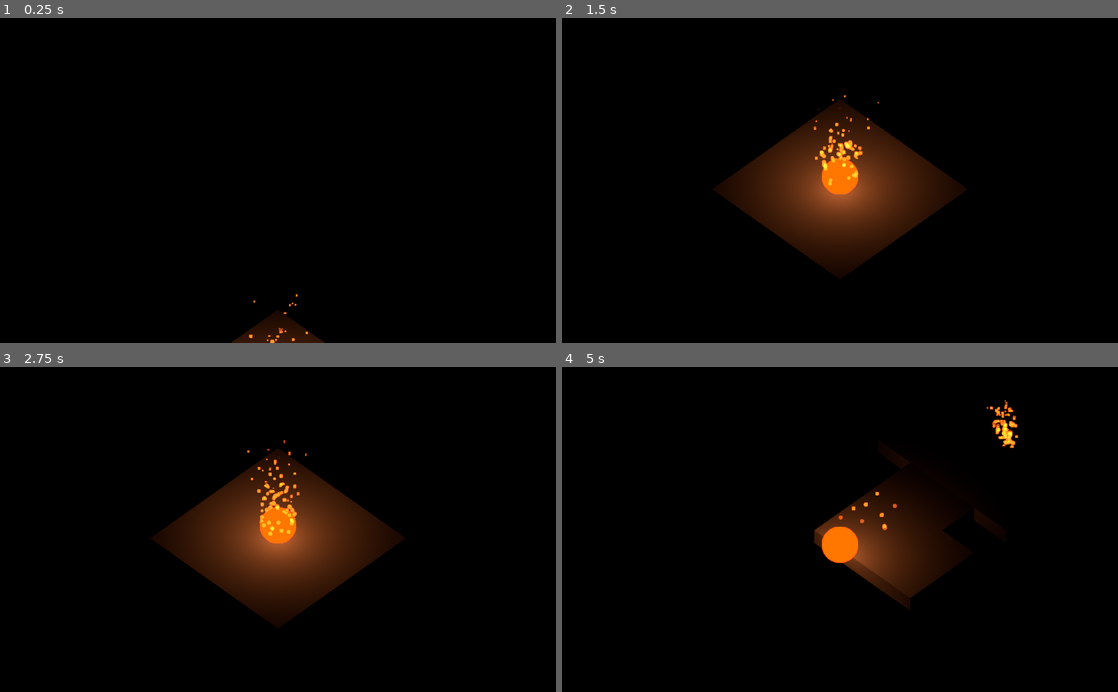
Above: before the commit, frames 1-4 (two rows, left to right).
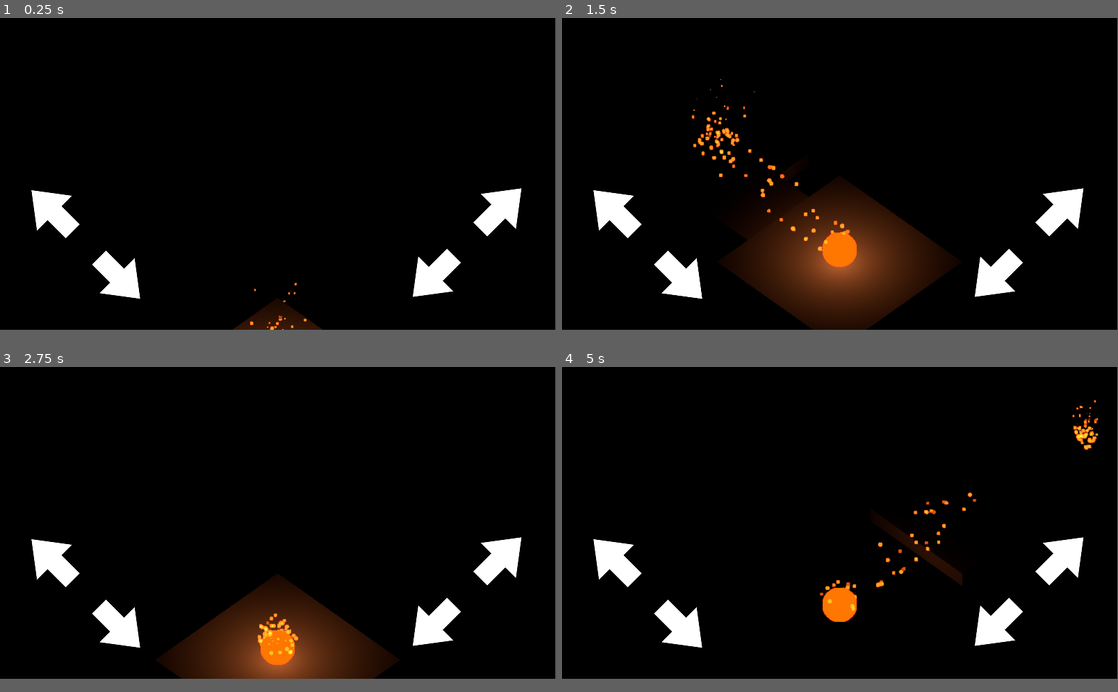
Above: after the commit, the same moments.

Repository: Pomoc48/iso-game
Game: Godot game, scene res://scenes/Level.tscn
Two runs of this game, one before a commit and one after it. Both use one fixed random seed, a clock stepped at 60 frames per second and the inputs below. Before the commit the project starts from res://Level.tscn.
Inputs (mouse positions are in pixels of both pictures, inside the frame that each line leads up to):
- Up to frame 1 (0.25 s): no input
- Up to frame 2 (1.5 s): click (612, 219) at 0.52 s; click (684, 287) at 1.27 s
- Up to frame 3 (2.75 s): click (433, 636) at 2.02 s
- Up to frame 4 (5 s): click (1067, 568) at 2.77 s; hold Right (ui_right) 3.53-4.28 s; hold Down (ui_down) from 4.28 s (still down)
In our replay, the window is 800x468 before the commit and 799x449 after it. These sizes can differ from the game's own. Grey fills any space a smaller window leaves; there, only what the larger window draws over its background counts as a difference.

The runs differ from the first frame. In frame 1, 4.1% of the frame differs, in the area x 5-94%, y 52-100%; in frame 2, 22%, in the area x 5-94%, y 18-96%; in frame 3, 22%; in frame 4, 9.7%.

Commit message:
Gui controls

Diff:
--- a/Level.tscn
+++ /dev/null
@@ -1,107 +0,0 @@
-[gd_scene load_steps=17 format=2]
-
-[ext_resource path="res://assets/Player.tscn" type="PackedScene" id=1]
-[ext_resource path="res://scripts/PlayerNew.gd" type="Script" id=2]
-[ext_resource path="res://assets/platforms/Start.tscn" type="PackedScene" id=3]
-[ext_resource path="res://enviroments/defaultEnviroment.tres" type="Environment" id=4]
-[ext_resource path="res://anim/PulseLight.tres" type="Animation" id=5]
-[ext_resource path="res://anim/Rotations/RotationCW1.tres" type="Animation" id=6]
-[ext_resource path="res://anim/Rotations/RotationCW0.tres" type="Animation" id=7]
-[ext_resource path="res://anim/Rotations/RotationCW3.tres" type="Animation" id=8]
-[ext_resource path="res://anim/Rotations/RotationCW2.tres" type="Animation" id=9]
-[ext_resource path="res://anim/Rotations/RotationCCW2.tres" type="Animation" id=10]
-[ext_resource path="res://anim/Rotations/RotationCCW3.tres" type="Animation" id=11]
-[ext_resource path="res://anim/Rotations/RotationCCW0.tres" type="Animation" id=12]
-[ext_resource path="res://anim/Rotations/RotationCCW1.tres" type="Animation" id=13]
-
-[sub_resource type="Animation" id=1]
-resource_name = "CameraDown"
-length = 0.8
-tracks/0/type = "value"
-tracks/0/path = NodePath(".:translation")
-tracks/0/interp = 1
-tracks/0/loop_wrap = true
-tracks/0/imported = false
-tracks/0/enabled = true
-tracks/0/keys = {
-"times": PoolRealArray( -0.00108495, 0, 0.8 ),
-"transitions": PoolRealArray( 0.450625, 1, 0 ),
-"update": 0,
-"values": [ Vector3( -8, 30, 8 ), Vector3( -8, 35, 8 ), Vector3( -8, 11, 8 ) ]
-}
-
-[sub_resource type="Animation" id=2]
-resource_name = "CameraUp"
-length = 0.8
-tracks/0/type = "value"
-tracks/0/path = NodePath(".:translation")
-tracks/0/interp = 1
-tracks/0/loop_wrap = true
-tracks/0/imported = false
-tracks/0/enabled = true
-tracks/0/keys = {
-"times": PoolRealArray( 0, 0.8 ),
-"transitions": PoolRealArray( 1, 0 ),
-"update": 0,
-"values": [ Vector3( -8, 11, 8 ), Vector3( -8, 35, 8 ) ]
-}
-
-[sub_resource type="Animation" id=4]
-length = 0.001
-tracks/0/type = "value"
-tracks/0/path = NodePath(".:light_energy")
-tracks/0/interp = 1
-tracks/0/loop_wrap = true
-tracks/0/imported = false
-tracks/0/enabled = true
-tracks/0/keys = {
-"times": PoolRealArray( 0 ),
-"transitions": PoolRealArray( 1 ),
-"update": 0,
-"values": [ 1.0 ]
-}
-
-[node name="Level" type="Spatial"]
-
-[node name="Platforms" type="Spatial" parent="."]
-
-[node name="Start" parent="Platforms" instance=ExtResource( 3 )]
-
-[node name="Player" parent="." instance=ExtResource( 1 )]
-transform = Transform( 2, 0, 0, 0, 2, 0, 0, 0, 2, 0, 3, 0 )
-script = ExtResource( 2 )
-
-[node name="CameraRotation" type="AnimationPlayer" parent="Player"]
-anims/RotationCCW0 = ExtResource( 12 )
-anims/RotationCCW1 = ExtResource( 13 )
-anims/RotationCCW2 = ExtResource( 10 )
-anims/RotationCCW3 = ExtResource( 11 )
-anims/RotationCW0 = ExtResource( 7 )
-anims/RotationCW1 = ExtResource( 6 )
-anims/RotationCW2 = ExtResource( 9 )
-anims/RotationCW3 = ExtResource( 8 )
-
-[node name="Camera" type="Camera" parent="Player"]
-transform = Transform( 0.353553, 0.25, -0.25, 0, 0.353553, 0.353553, 0.353553, -0.25, 0.25, -8, 14, 8 )
-projection = 1
-size = 36.0
-near = 0.01
-far = 646.3
-
-[node name="CameraPan" type="AnimationPlayer" parent="Player/Camera"]
-anims/CameraDown = SubResource( 1 )
-anims/CameraUp = SubResource( 2 )
-
-[node name="PlayerLight" type="OmniLight" parent="Player"]
-light_color = Color( 0.870588, 0.454902, 0.227451, 1 )
-omni_range = 24.0
-omni_attenuation = 3.0
-
-[node name="LightFlicker" type="AnimationPlayer" parent="Player/PlayerLight"]
-autoplay = "PulseLight"
-playback_speed = 2.0
-anims/PulseLight = ExtResource( 5 )
-anims/RESET = SubResource( 4 )
-
-[node name="WorldEnvironment" type="WorldEnvironment" parent="."]
-environment = ExtResource( 4 )
--- a/project.godot
+++ b/project.godot
@@ -11,8 +11,13 @@
 [application]
 
 config/name="Iso"
-run/main_scene="res://Level.tscn"
-config/icon="res://icon.png"
+run/main_scene="res://scenes/Level.tscn"
+config/icon="res://assets/icon.png"
+
+[display]
+
+window/size/width=1920
+window/size/height=1080
 
 [physics]
 
--- /dev/null
+++ b/scenes/Level.tscn
@@ -0,0 +1,210 @@
+[gd_scene load_steps=18 format=2]
+
+[ext_resource path="res://scripts/PlayerNew.gd" type="Script" id=1]
+[ext_resource path="res://enviroments/defaultEnviroment.tres" type="Environment" id=2]
+[ext_resource path="res://anim/Rotations/RotationCW2.tres" type="Animation" id=3]
+[ext_resource path="res://anim/Rotations/RotationCW1.tres" type="Animation" id=4]
+[ext_resource path="res://anim/Rotations/RotationCCW2.tres" type="Animation" id=5]
+[ext_resource path="res://anim/Rotations/RotationCW0.tres" type="Animation" id=6]
+[ext_resource path="res://anim/Rotations/RotationCW3.tres" type="Animation" id=7]
+[ext_resource path="res://anim/Rotations/RotationCCW3.tres" type="Animation" id=8]
+[ext_resource path="res://anim/Rotations/RotationCCW0.tres" type="Animation" id=9]
+[ext_resource path="res://anim/Rotations/RotationCCW1.tres" type="Animation" id=10]
+[ext_resource path="res://anim/PulseLight.tres" type="Animation" id=11]
+[ext_resource path="res://assets/textures/Arrow.png" type="Texture" id=12]
+[ext_resource path="res://assets/Player.tscn" type="PackedScene" id=13]
+[ext_resource path="res://assets/platforms/Start.tscn" type="PackedScene" id=14]
+
+[sub_resource type="Animation" id=1]
+resource_name = "CameraDown"
+length = 0.8
+tracks/0/type = "value"
+tracks/0/path = NodePath(".:translation")
+tracks/0/interp = 1
+tracks/0/loop_wrap = true
+tracks/0/imported = false
+tracks/0/enabled = true
+tracks/0/keys = {
+"times": PoolRealArray( -0.00108495, 0, 0.8 ),
+"transitions": PoolRealArray( 0.450625, 1, 0 ),
+"update": 0,
+"values": [ Vector3( -8, 30, 8 ), Vector3( -8, 35, 8 ), Vector3( -8, 11, 8 ) ]
+}
+
+[sub_resource type="Animation" id=2]
+resource_name = "CameraUp"
+length = 0.8
+tracks/0/type = "value"
+tracks/0/path = NodePath(".:translation")
+tracks/0/interp = 1
+tracks/0/loop_wrap = true
+tracks/0/imported = false
+tracks/0/enabled = true
+tracks/0/keys = {
+"times": PoolRealArray( 0, 0.8 ),
+"transitions": PoolRealArray( 1, 0 ),
+"update": 0,
+"values": [ Vector3( -8, 11, 8 ), Vector3( -8, 35, 8 ) ]
+}
+
+[sub_resource type="Animation" id=4]
+length = 0.001
+tracks/0/type = "value"
+tracks/0/path = NodePath(".:light_energy")
+tracks/0/interp = 1
+tracks/0/loop_wrap = true
+tracks/0/imported = false
+tracks/0/enabled = true
+tracks/0/keys = {
+"times": PoolRealArray( 0 ),
+"transitions": PoolRealArray( 1 ),
+"update": 0,
+"values": [ 1.0 ]
+}
+
+[node name="Level" type="Spatial"]
+
+[node name="Interface" type="Control" parent="."]
+anchor_right = 1.0
+anchor_bottom = 1.0
+__meta__ = {
+"_edit_use_anchors_": false
+}
+
+[node name="Main" type="NinePatchRect" parent="Interface"]
+anchor_right = 1.0
+anchor_bottom = 1.0
+__meta__ = {
+"_edit_use_anchors_": false
+}
+
+[node name="Left" type="NinePatchRect" parent="Interface/Main"]
+anchor_top = 1.0
+anchor_bottom = 1.0
+margin_left = 179.872
+margin_top = -589.228
+margin_right = 759.872
+margin_bottom = -339.228
+rect_rotation = 45.0
+__meta__ = {
+"_edit_use_anchors_": false
+}
+
+[node name="Left" type="TextureButton" parent="Interface/Main/Left"]
+anchor_top = 0.5
+anchor_bottom = 0.5
+margin_top = -125.0
+margin_right = 250.0
+margin_bottom = 125.0
+texture_normal = ExtResource( 12 )
+texture_pressed = ExtResource( 12 )
+texture_hover = ExtResource( 12 )
+texture_disabled = ExtResource( 12 )
+texture_focused = ExtResource( 12 )
+flip_h = true
+__meta__ = {
+"_edit_use_anchors_": false
+}
+
+[node name="Right" type="TextureButton" parent="Interface/Main/Left"]
+anchor_left = 1.0
+anchor_top = 0.5
+anchor_right = 1.0
+anchor_bottom = 0.5
+margin_left = -250.0
+margin_top = -125.0
+margin_bottom = 125.0
+texture_normal = ExtResource( 12 )
+texture_pressed = ExtResource( 12 )
+texture_hover = ExtResource( 12 )
+texture_disabled = ExtResource( 12 )
+texture_focused = ExtResource( 12 )
+__meta__ = {
+"_edit_use_anchors_": false
+}
+
+[node name="Right" type="NinePatchRect" parent="Interface/Main"]
+anchor_left = 1.0
+anchor_top = 1.0
+anchor_right = 1.0
+anchor_bottom = 1.0
+margin_left = -592.047
+margin_top = -179.365
+margin_right = -12.047
+margin_bottom = 70.6348
+rect_rotation = -45.0
+
+[node name="Down" type="TextureButton" parent="Interface/Main/Right"]
+anchor_top = 0.5
+anchor_bottom = 0.5
+margin_top = -133.5
+margin_right = 250.0
+margin_bottom = 133.5
+texture_normal = ExtResource( 12 )
+texture_pressed = ExtResource( 12 )
+texture_hover = ExtResource( 12 )
+texture_disabled = ExtResource( 12 )
+texture_focused = ExtResource( 12 )
+flip_h = true
+
+[node name="Up" type="TextureButton" parent="Interface/Main/Right"]
+anchor_left = 1.0
+anchor_top = 0.5
+anchor_right = 1.0
+anchor_bottom = 0.5
+margin_left = -250.0
+margin_top = -133.5
+margin_bottom = 133.5
+texture_normal = ExtResource( 12 )
+texture_pressed = ExtResource( 12 )
+texture_hover = ExtResource( 12 )
+texture_disabled = ExtResource( 12 )
+texture_focused = ExtResource( 12 )
+
+[node name="Platforms" type="Spatial" parent="."]
+
+[node name="Start" parent="Platforms" instance=ExtResource( 14 )]
+
+[node name="Player" parent="." instance=ExtResource( 13 )]
+transform = Transform( 2, 0, 0, 0, 2, 0, 0, 0, 2, 0, 3, 0 )
+script = ExtResource( 1 )
+
+[node name="CameraRotation" type="AnimationPlayer" parent="Player"]
+anims/RotationCCW0 = ExtResource( 9 )
+anims/RotationCCW1 = ExtResource( 10 )
+anims/RotationCCW2 = ExtResource( 5 )
+anims/RotationCCW3 = ExtResource( 8 )
+anims/RotationCW0 = ExtResource( 6 )
+anims/RotationCW1 = ExtResource( 4 )
+anims/RotationCW2 = ExtResource( 3 )
+anims/RotationCW3 = ExtResource( 7 )
+
+[node name="Camera" type="Camera" parent="Player"]
+transform = Transform( 0.353553, 0.25, -0.25, 0, 0.353553, 0.353553, 0.353553, -0.25, 0.25, -8, 14, 8 )
+projection = 1
+size = 36.0
+near = 0.01
+far = 646.3
+
+[node name="CameraPan" type="AnimationPlayer" parent="Player/Camera"]
+anims/CameraDown = SubResource( 1 )
+anims/CameraUp = SubResource( 2 )
+
+[node name="PlayerLight" type="OmniLight" parent="Player"]
+light_color = Color( 0.870588, 0.454902, 0.227451, 1 )
+omni_range = 24.0
+omni_attenuation = 3.0
+
+[node name="LightFlicker" type="AnimationPlayer" parent="Player/PlayerLight"]
+autoplay = "PulseLight"
+playback_speed = 2.0
+anims/PulseLight = ExtResource( 11 )
+anims/RESET = SubResource( 4 )
+
+[node name="WorldEnvironment" type="WorldEnvironment" parent="."]
+environment = ExtResource( 2 )
+
+[connection signal="button_down" from="Interface/Main/Left/Left" to="Player" method="_on_Left_button_down"]
+[connection signal="button_down" from="Interface/Main/Left/Right" to="Player" method="_on_Right_button_down"]
+[connection signal="button_down" from="Interface/Main/Right/Down" to="Player" method="_on_Down_button_down"]
+[connection signal="button_down" from="Interface/Main/Right/Up" to="Player" method="_on_Up_button_down"]
--- a/scripts/PlayerNew.gd
+++ b/scripts/PlayerNew.gd
@@ -91,6 +91,8 @@
 				startStopAnim(x, true)
 
 
+
+
 # Runs every game tick
 func _physics_process(_delta):
 
@@ -309,3 +311,20 @@
 	yield(get_tree().create_timer(1.0), "timeout")
 	# warning-ignore:return_value_discarded
 	get_tree().reload_current_scene()
+
+
+
+func _on_Left_button_down():
+	startStopAnim(3, true)
+
+
+func _on_Right_button_down():
+	startStopAnim(1, true)
+
+
+func _on_Down_button_down():
+	startStopAnim(2, true)
+
+
+func _on_Up_button_down():
+	startStopAnim(0, true)
Renamed: icon.png -> assets/icon.png
Not shown, changed: assets/icon.png.import
Binary file added: assets/textures/Arrow.png
Not shown, added: assets/textures/Arrow.png.import
Not shown, added: assets/textures/square.png.import
